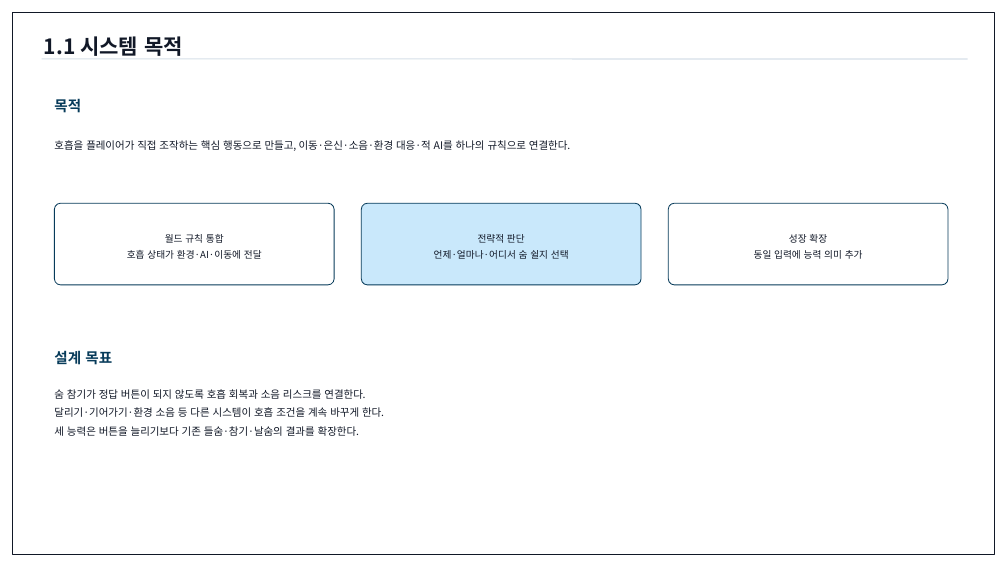
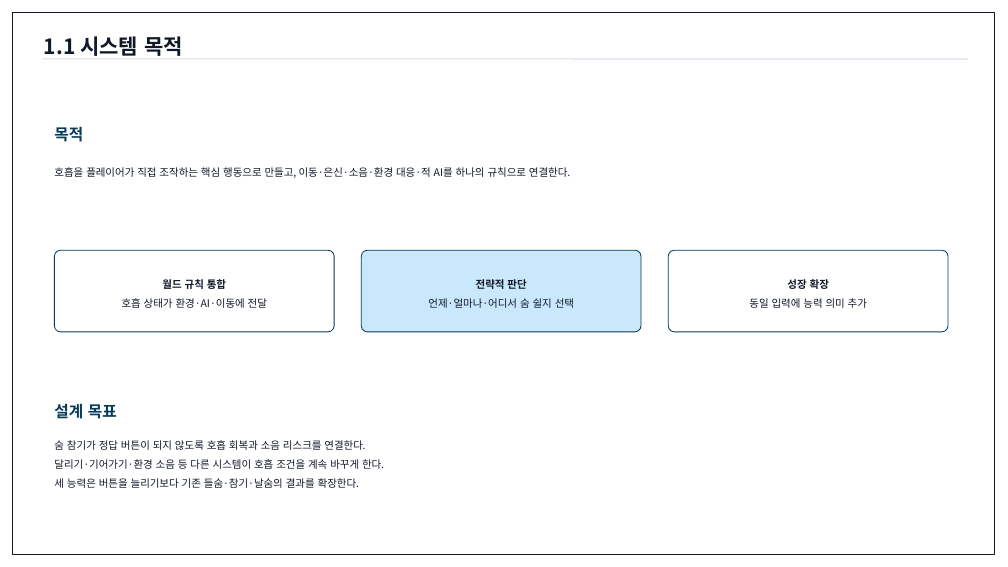
Before and after one commit to ysooj/Gihoek_8, a slide deck: slide 3 of [작업 중] 호흡 시스템 기획문서.pptx. Drawn at 1008x567 pixels with LibreOffice and Linux fonts; fonts in the diff are those of the drawing. Boxes give left, top, right and bottom in pixels: in the first picture for what was removed or moved away, otherwise in the second. Text is boxed around its words. In the diff, an @@ line names an element or a change of style, - is before the commit and + after.

Commit message:
[과제](8.21) 도식 추가

```diff
--- a/[작업 중] 호흡 시스템 기획문서.pptx
+++ b/[작업 중] 호흡 시스템 기획문서.pptx
@@ text "목적" moved from (x1=54, y1=98, x2=81, y2=113) to (x1=54, y1=126, x2=83, y2=142) @@
@@ text "목적" at (x1=54, y1=126, x2=83, y2=142): size 13.9 to 15 pt; line spacing 1.4 to 1.5 @@
@@ text "호흡을 플레이어가 직접 조작하는 핵심 ..." moved from (x1=54, y1=140, x2=570, y2=151) to (x1=54, y1=167, x2=570, y2=178) @@
@@ 3 texts, 3 rounded rectangles moved together from (x1=54, y1=203, x2=948, y2=285) to (x1=54, y1=250, x2=948, y2=332) @@
@@ text "월드 규칙 통합" at (x1=122, y1=278, x2=267, y2=308): size 9.2 to 10 pt; bold on in "월드 규칙 통합"; line spacing 1.4 to 1.5 @@
@@ text "전략적 판단" at (x1=428, y1=279, x2=574, y2=308): size 9.2 to 10 pt; bold on in "전략적 판단"; line spacing 1.4 to 1.5 @@
@@ text "성장 확장" at (x1=749, y1=279, x2=867, y2=308): size 9.2 to 10 pt; bold on in "성장 확장"; line spacing 1.4 to 1.5 @@
@@ text "설계 목표" at (x1=54, y1=403, x2=117, y2=419): size 13.9 to 15 pt; line spacing 1.4 to 1.5 @@
@@ text "설계 목표" moved from (x1=54, y1=350, x2=112, y2=365) to (x1=54, y1=403, x2=117, y2=419) @@
@@ text "숨 참기가 정답 버튼이 되지 ..." moved from (x1=54, y1=389, x2=384, y2=436) to (x1=54, y1=440, x2=384, y2=488) @@
```
Also in this commit, not shown: 28 other slides changed, 1 slide added, 3 other files.
